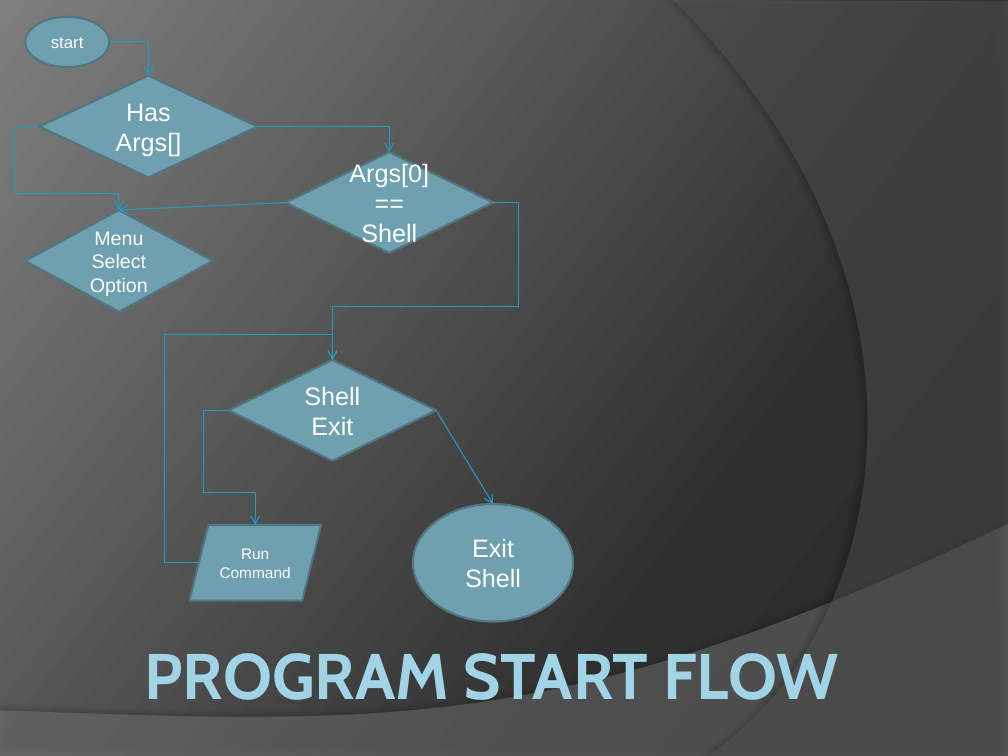
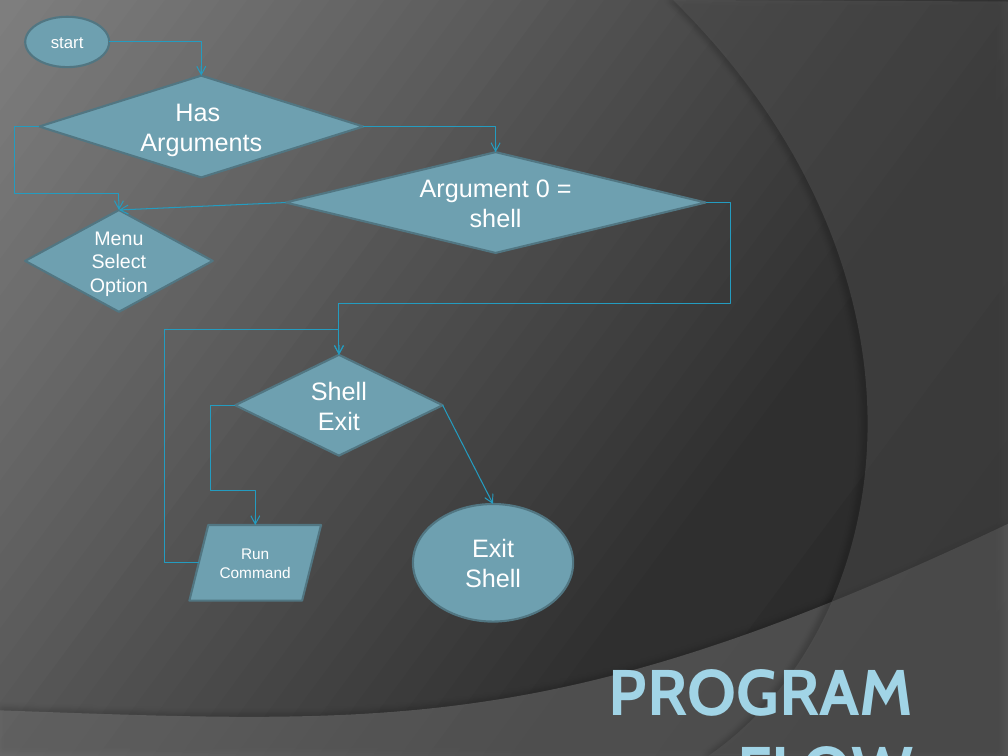
Before and after one commit to Mel4221/QuickToolsScript, a slide deck: slide 1 of Documentation/QuickToolsScript_Schema.pptx. Drawn at 1008x756 pixels with LibreOffice and Linux fonts; fonts in the diff are those of the drawing. Boxes give left, top, right and bottom in pixels: in the first picture for what was removed or moved away, otherwise in the second. Text is boxed around its words. In the diff, an @@ line names an element or a change of style, - is before the commit and + after.

```diff
--- a/Documentation/QuickToolsScript_Schema.pptx
+++ b/Documentation/QuickToolsScript_Schema.pptx
@@ elbow arrow moved from (109, 42) - (148, 76) to (109, 42) - (202, 76) @@
@@ diamond "Has Arguments": place and size @@
-diamond "Has Arguments" at (39,76,258,177)
+diamond "Has Arguments" at (39,76,363,177)
@@ text in diamond at (140,103,262,156): text changed @@
-Has Args[]
+Has Arguments
@@ elbow arrow moved from (258, 127) - (389, 152) to (363, 127) - (496, 152) @@
@@ diamond "Argument 0 = shell": place and size @@
-diamond "Argument 0 = shell" at (285,152,493,253)
+diamond "Argument 0 = shell" at (285,152,706,253)
@@ text in diamond at (420,179,550,227): text changed @@
-Args[0]== Shell
+Argument 0 = shell
@@ elbow arrow moved from (493, 203) - (333, 360) to (706, 203) - (339, 355) @@
@@ elbow arrow moved from (199, 562) - (333, 360) to (199, 562) - (339, 355) @@
@@ diamond "Shell Exit": place and size @@
-diamond "Shell Exit" at (229,360,436,461)
+diamond "Shell Exit" at (235,355,443,456)
@@ elbow arrow moved from (229, 410) - (255, 525) to (235, 405) - (255, 525) @@
@@ arrow moved from (436, 410) - (493, 504) to (443, 405) - (493, 504) @@
@@ title at (609,669,913,716): text changed @@
-PROGRAM START FLOW
+PROGRAM FLOW
```
Also in this commit, not shown: 2 other slides changed, 1 slide added, 1 slide removed, 1 other file.
